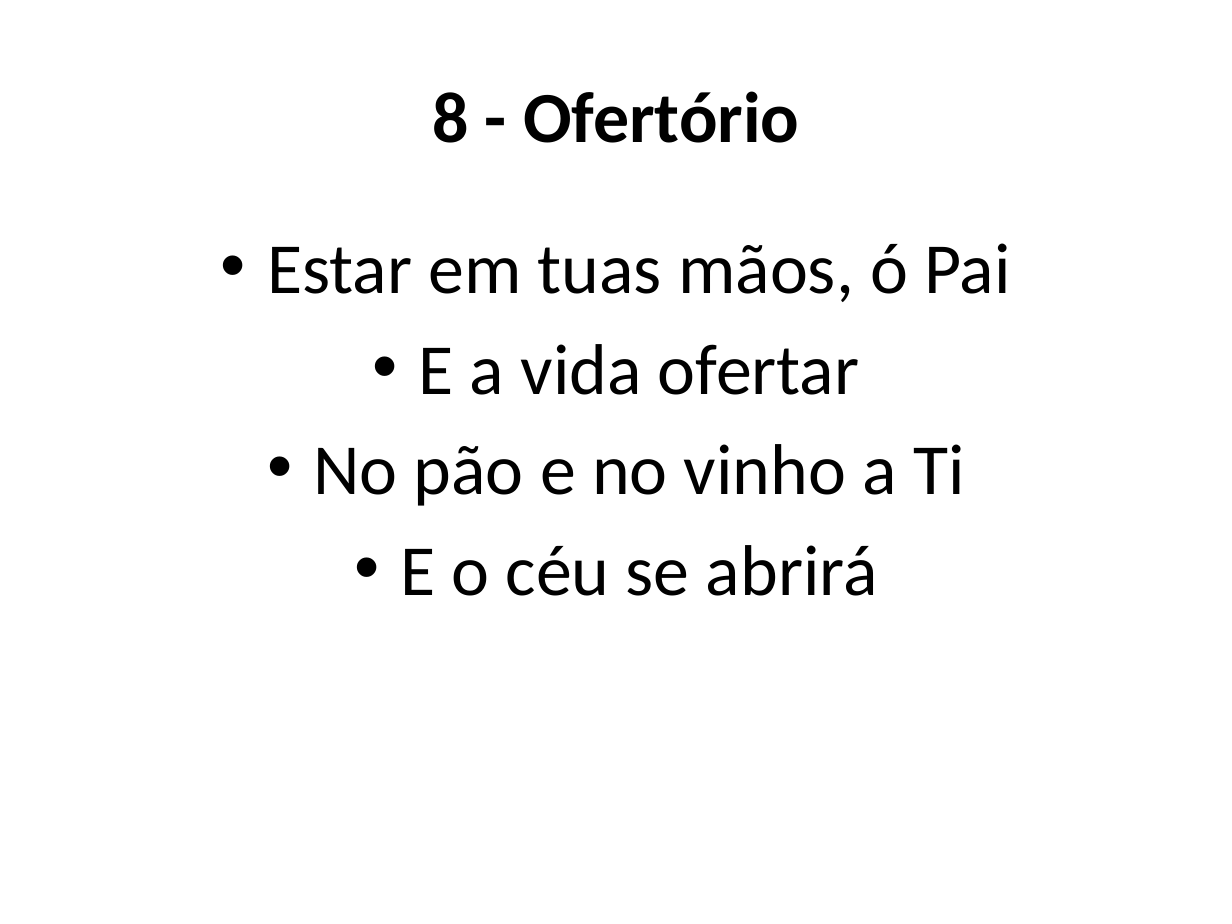
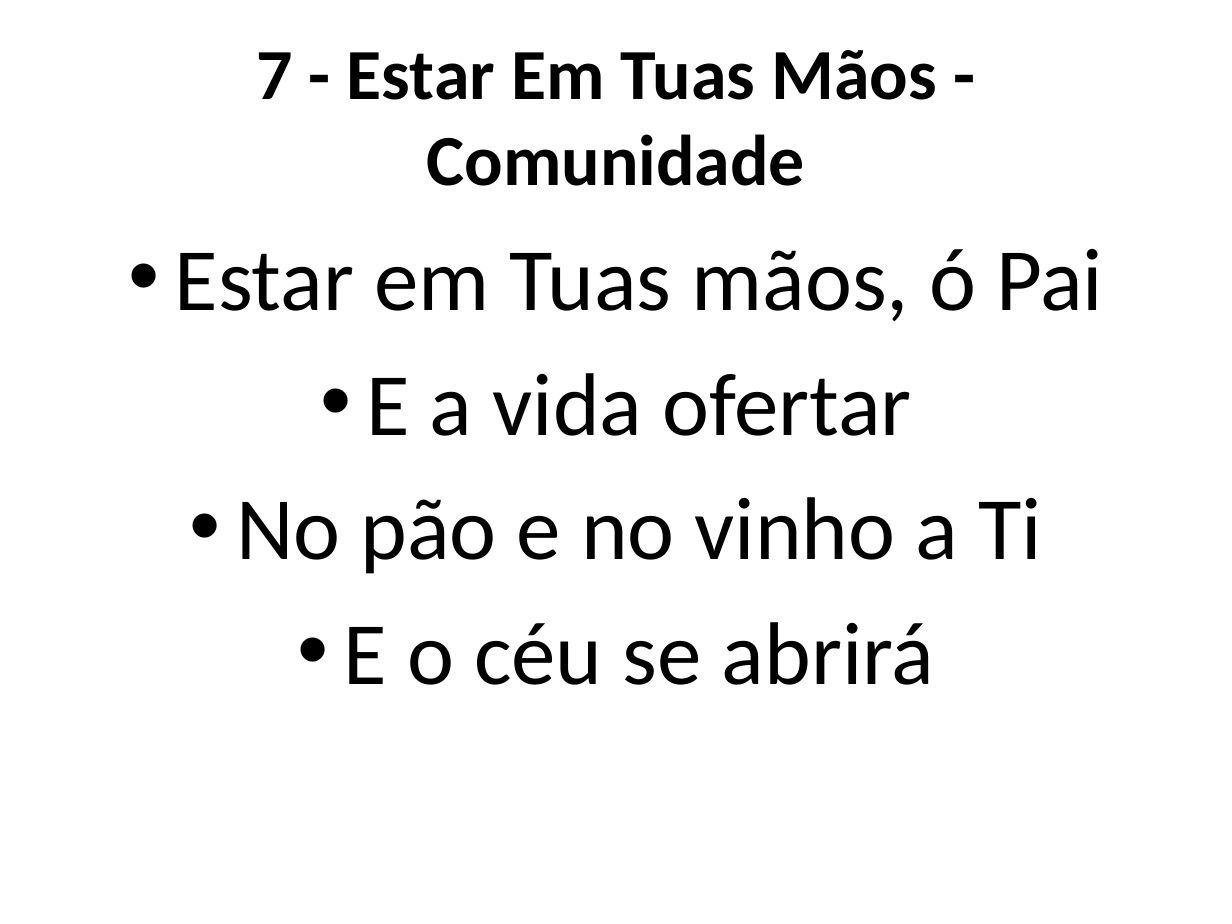
Before and after one commit to Natanielsr/slides-generator, a slide deck: slide 29 of slides.pptx (slide 30 before the commit). Drawn at 1232x924 pixels with LibreOffice and Linux fonts; fonts in the diff are those of the drawing. Boxes give left, top, right and bottom in pixels: in the first picture for what was removed or moved away, otherwise in the second. Text is boxed around its words. In the diff, an @@ line names an element or a change of style, - is before the commit and + after.

Commit message:
font size auto adjust and blank slide space

```diff
--- a/slides.pptx
+++ b/slides.pptx
@@ title at (256,50,936,186): text changed @@
-8 - Ofertório
+7 - Estar Em Tuas Mãos - Comunidade
@@ text at (175,249,1103,322): text changed; size 42 to 52 pt @@
-• Estar em tuas mãos, ó Pai
+• Estar em Tuas mãos, ó Pai
@@ text at (236,373,1042,685): size 42 to 52 pt in "E a vida ofertar", "No pão e no vinho a Ti", "E o céu se abrirá"; more space between paragraphs @@
```
Also in this commit, not shown: 17 other slides changed, 36 slides added, 25 slides removed, 33 other files.
